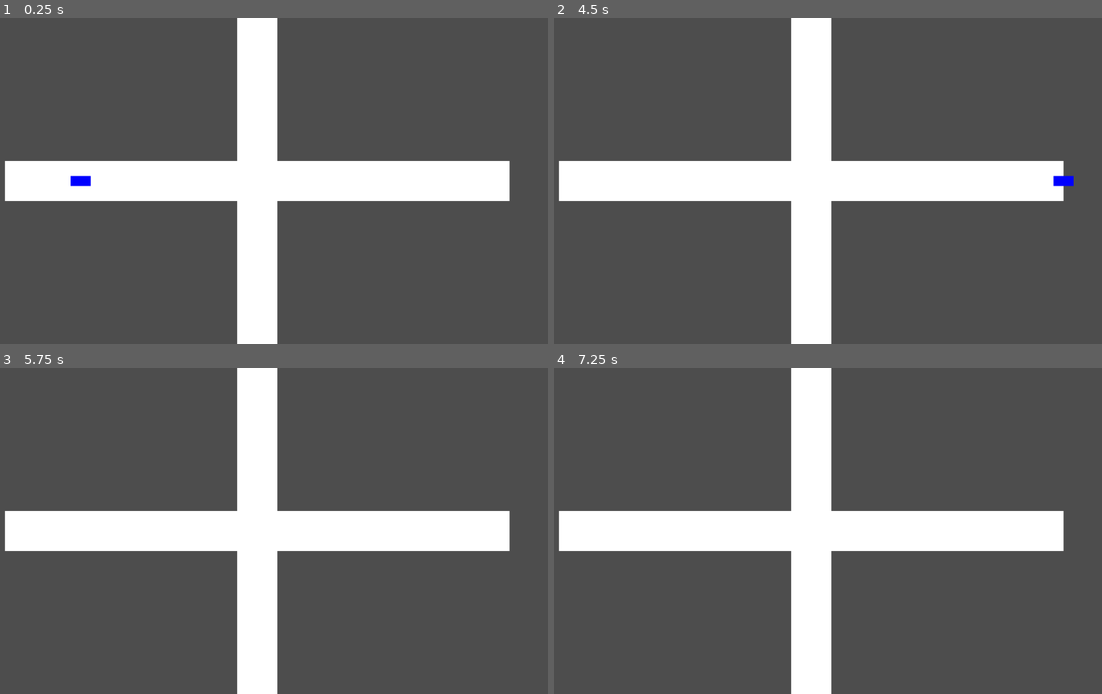
Above: before the commit, frames 1-4 (two rows, left to right).
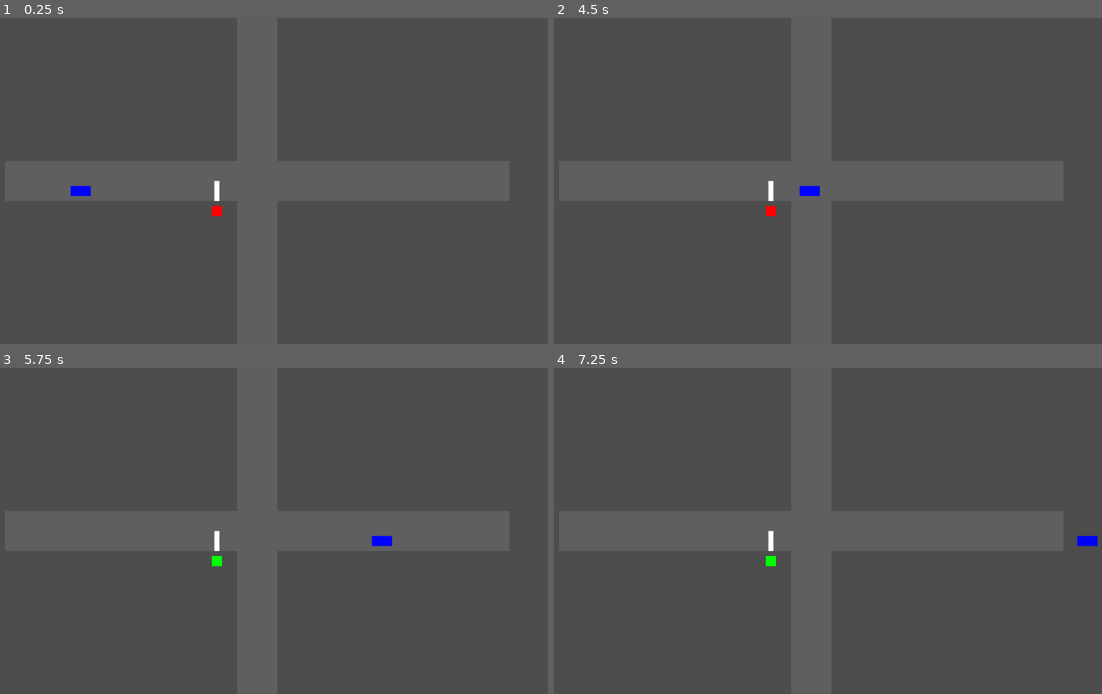
Above: after the commit, the same moments.

Repository: andreaspensenstadler/traffic-sim
Game: Godot game, scene res://scenes/main.tscn
The game is run twice, just before and just after one commit, with the same random seed, the same clock (stepped at 60 frames per second) and the same inputs.
Inputs:
- Up to frame 1 (0.25 s): no input
- Up to frame 2 (4.5 s): no input
- Up to frame 3 (5.75 s): no input
- Up to frame 4 (7.25 s): no input

The runs differ from the first frame. In frame 1, 18% of the frame differs, in the area x 0-94%, y 0-100%; in frame 2, 18%; in frame 3, 18%; in frame 4, 18%, in the area x 0-100%, y 0-100%.

Commit message:
State-Logging: Wechsel von MOVING/STOPPING wird mit Grund geloggt

Diff:
--- a/scenes/car.gd
+++ /dev/null
@@ -1,12 +0,0 @@
-extends Node2D
-
-const SPEED := 200.0
-
-# Called when the node enters the scene tree for the first time.
-func _ready() -> void:
-	pass # Replace with function body.
-
-
-# Called every frame. 'delta' is the elapsed time since the previous frame.
-func _process(delta: float) -> void:
-	position.x += SPEED * delta
--- a/scenes/car.tscn
+++ b/scenes/car.tscn
@@ -1,6 +1,12 @@
 [gd_scene format=3 uid="uid://xyk7wl2sth47"]
 
-[ext_resource type="Script" uid="uid://dxjm5n34p4xwg" path="res://scenes/car.gd" id="1_c35m8"]
+[ext_resource type="Script" uid="uid://dxjm5n34p4xwg" path="res://scripts/car.gd" id="1_c35m8"]
+
+[sub_resource type="RectangleShape2D" id="RectangleShape2D_vh74b"]
+size = Vector2(500, 20)
+
+[sub_resource type="RectangleShape2D" id="RectangleShape2D_q3jpm"]
+size = Vector2(40, 20)
 
 [node name="Car" type="Node2D" unique_id=1714348647]
 script = ExtResource("1_c35m8")
@@ -13,3 +19,14 @@
 offset_transform_enabled = true
 offset_transform_position = Vector2(-20, -10)
 color = Color(0, 0, 1, 1)
+
+[node name="ViewArea" type="Area2D" parent="." unique_id=1788069123]
+
+[node name="CollisionShape2D" type="CollisionShape2D" parent="ViewArea" unique_id=601947754]
+shape = SubResource("RectangleShape2D_vh74b")
+
+[node name="StopArea" type="Area2D" parent="." unique_id=1281797406]
+
+[node name="CollisionShape2D" type="CollisionShape2D" parent="StopArea" unique_id=1937116109]
+position = Vector2(10, 0)
+shape = SubResource("RectangleShape2D_q3jpm")
--- a/scenes/main.tscn
+++ b/scenes/main.tscn
@@ -1,6 +1,7 @@
 [gd_scene format=3 uid="uid://b1trafficsim"]
 
 [ext_resource type="Script" uid="uid://jww1lhcmm6mp" path="res://scripts/main.gd" id="1"]
+[ext_resource type="PackedScene" uid="uid://b15u6i7q1bot3" path="res://scenes/traffic_light.tscn" id="2_0wfyh"]
 
 [node name="Main" type="Node2D" unique_id=213652179]
 script = ExtResource("1")
@@ -10,7 +11,12 @@
 [node name="Line2D" type="Line2D" parent="." unique_id=2015147044]
 points = PackedVector2Array(-500, 0, 500, 0)
 width = 80.0
+default_color = Color(0.37413925, 0.37413928, 0.37413922, 1)
 
 [node name="Line2D2" type="Line2D" parent="." unique_id=482860673]
 points = PackedVector2Array(0, -500, 0, 500)
 width = 80.0
+default_color = Color(0.37254903, 0.37254903, 0.37254903, 1)
+
+[node name="TrafficLight" parent="." unique_id=830055584 instance=ExtResource("2_0wfyh")]
+position = Vector2(-80, 60)
--- /dev/null
+++ b/scenes/traffic_light.tscn
@@ -0,0 +1,30 @@
+[gd_scene format=3 uid="uid://b15u6i7q1bot3"]
+
+[ext_resource type="Script" uid="uid://dmbewf6a05sjg" path="res://scripts/traffic_light.gd" id="1_uttgq"]
+
+[sub_resource type="RectangleShape2D" id="RectangleShape2D_vh74b"]
+size = Vector2(40, 100)
+
+[node name="TrafficLight" type="Node2D" unique_id=830055584]
+script = ExtResource("1_uttgq")
+
+[node name="Marking" type="ColorRect" parent="." unique_id=1369636802]
+offset_left = -5.0
+offset_top = -60.0
+offset_right = 5.0
+offset_bottom = -20.0
+
+[node name="Light" type="ColorRect" parent="." unique_id=1003306399]
+custom_minimum_size = Vector2(20, 20)
+custom_maximum_size = Vector2(20, 20)
+offset_left = -10.0
+offset_top = -10.0
+offset_right = 10.0
+offset_bottom = 10.0
+color = Color(1, 0, 0, 1)
+
+[node name="LightInfluenceArea" type="Area2D" parent="." unique_id=1066082409]
+
+[node name="CollisionShape2D" type="CollisionShape2D" parent="LightInfluenceArea" unique_id=1042198101]
+position = Vector2(0, -40)
+shape = SubResource("RectangleShape2D_vh74b")
--- /dev/null
+++ b/scripts/car.gd
@@ -0,0 +1,62 @@
+extends Node2D
+
+enum State { MOVING, STOPPING }
+
+var state: State = State.MOVING
+
+const SPEED := 200.0
+const REACTION_MIN := 0.2
+const REACTION_MAX := 0.7
+
+var blocking_light: Node2D = null
+var stopping: bool
+var reaction_pending: bool = false
+# Called when the node enters the scene tree for the first time.
+func _ready() -> void:
+	$ViewArea.area_entered.connect(_on_view_area_entered)
+	$ViewArea.area_exited.connect(_on_view_area_exited)
+	$StopArea.area_entered.connect(_on_stop_area_entered)
+	$StopArea.area_exited.connect(_on_stop_area_exited)
+
+# Called every frame. 'delta' is the elapsed time since the previous frame.
+func _process(delta: float) -> void:
+	_update_state()
+	_act(delta)
+
+func _update_state() -> void:
+	if blocking_light and not blocking_light.is_green and stopping:
+		_set_state(State.STOPPING, "Traffic light in view area is red")
+	elif state == State.STOPPING and not reaction_pending:
+		reaction_pending = true
+		_react(func(): _set_state(State.MOVING, "Reaction time passed, traffic light is green"))
+
+func _set_state(new_state: State, reason: String) -> void:
+	if state == new_state:
+		return
+	state = new_state
+	print("Car '%s': state -> %s (%s)" % [name, State.keys()[new_state], reason])
+
+func _act(delta: float) -> void:
+	if state == State.MOVING:
+		position.x += SPEED * delta
+
+func _on_view_area_entered(area: Area2D) -> void:
+	if area.get_parent().is_in_group("traffic_lights"):
+		blocking_light = area.get_parent()
+
+func _on_stop_area_entered(area: Area2D) -> void:
+	if area.get_parent().is_in_group("traffic_lights"):
+		stopping = true
+
+func _react(callable: Callable) -> void:
+	await get_tree().create_timer(randf_range(REACTION_MIN, REACTION_MAX)).timeout
+	callable.call()
+	reaction_pending = false
+
+func _on_view_area_exited(area: Area2D) -> void:
+	pass
+
+func _on_stop_area_exited(area: Area2D) -> void:
+	if area.get_parent() == blocking_light:
+		blocking_light = null
+		stopping = false
--- a/scripts/main.gd
+++ b/scripts/main.gd
@@ -4,5 +4,5 @@
 
 func _ready() -> void:
 	var car := CarScene.instantiate()
-	car.position = Vector2(-400, 0)
+	car.position = Vector2(-400, 20)
 	add_child(car)
--- /dev/null
+++ b/scripts/traffic_light.gd
@@ -0,0 +1,21 @@
+extends Node2D
+
+signal changed(is_green: bool)
+
+var is_green := false
+@onready var light: ColorRect = $Light
+# Called when the node enters the scene tree for the first time.
+func _ready() -> void:
+	add_to_group("traffic_lights")
+	_cycle()
+
+
+# Called every frame. 'delta' is the elapsed time since the previous frame.
+func _cycle() -> void:
+	while true:
+		#await get_tree().create_timer(3.0).timeout
+		await get_tree().create_timer(randf_range(0.5, 1.2)).timeout
+
+		is_green = not is_green
+		light.color = Color.GREEN if is_green else Color.RED
+		changed.emit(is_green)
Renamed: scenes/car.gd.uid -> scripts/car.gd.uid
Not shown, added: scripts/traffic_light.gd.uid
